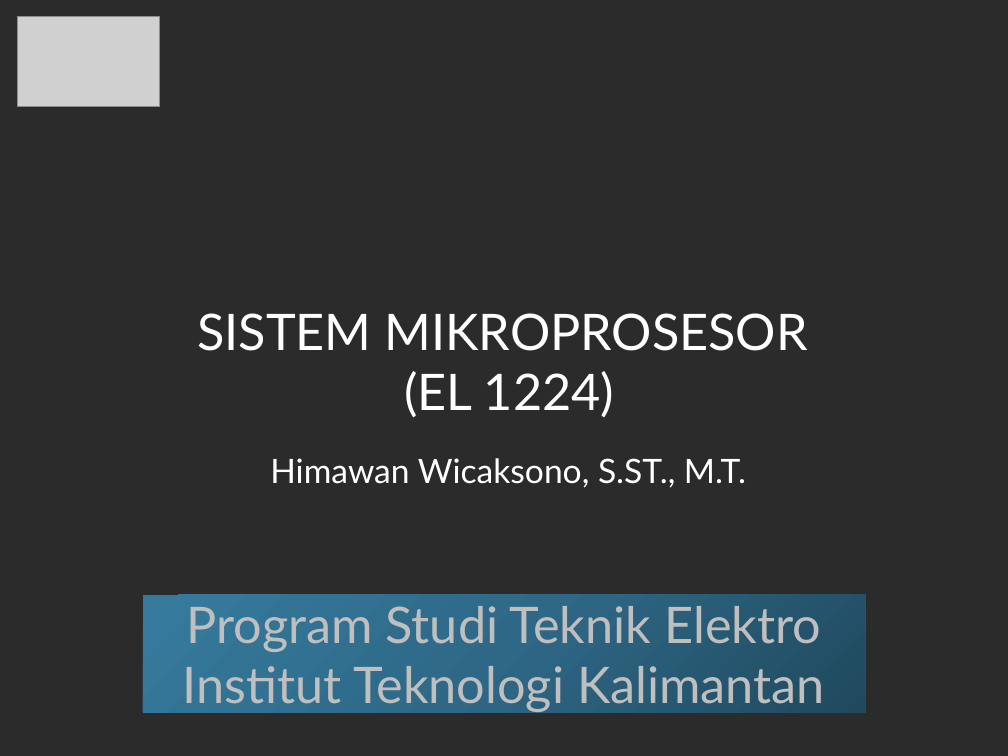
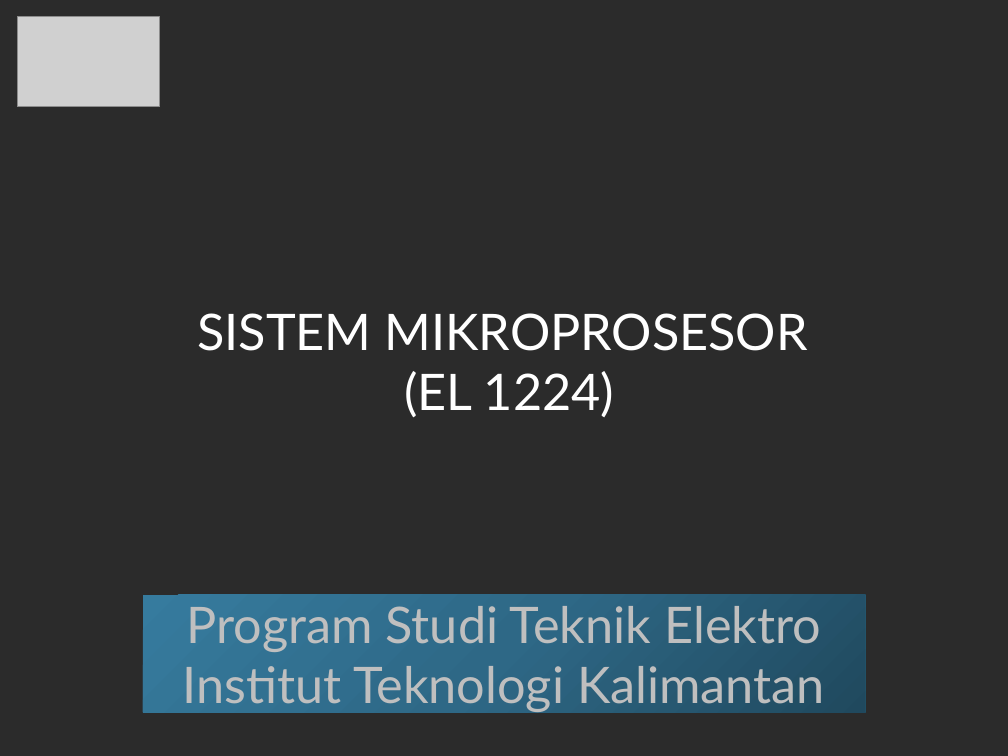
Before and after one commit to miftanurfarid/EL1224_sistem_mikroprosesor, a slide deck: slide 1 of slides/Pertemuan 1 Sistem Mikroprosesor/Pertemuan 1.pptx. Drawn at 1008x756 pixels with LibreOffice and Linux fonts; fonts in the diff are those of the drawing; grey boxes stand for pictures; background and template pictures are left out; a plain dark background stands for a picture behind light text. Boxes give left, top, right and bottom in pixels: in the first picture for what was removed or moved away, otherwise in the second. Text is boxed around its words. In the diff, an @@ line names an element or a change of style, - is before the commit and + after.

```diff
--- a/slides/Pertemuan 1 Sistem Mikroprosesor/Pertemuan 1.pptx
+++ b/slides/Pertemuan 1 Sistem Mikroprosesor/Pertemuan 1.pptx
@@ subtitle removed at (x1=270, y1=458, x2=746, y2=488) @@
-Himawan Wicaksono, S.ST., M.T.
```
Also in this commit, not shown: 16 other files.
